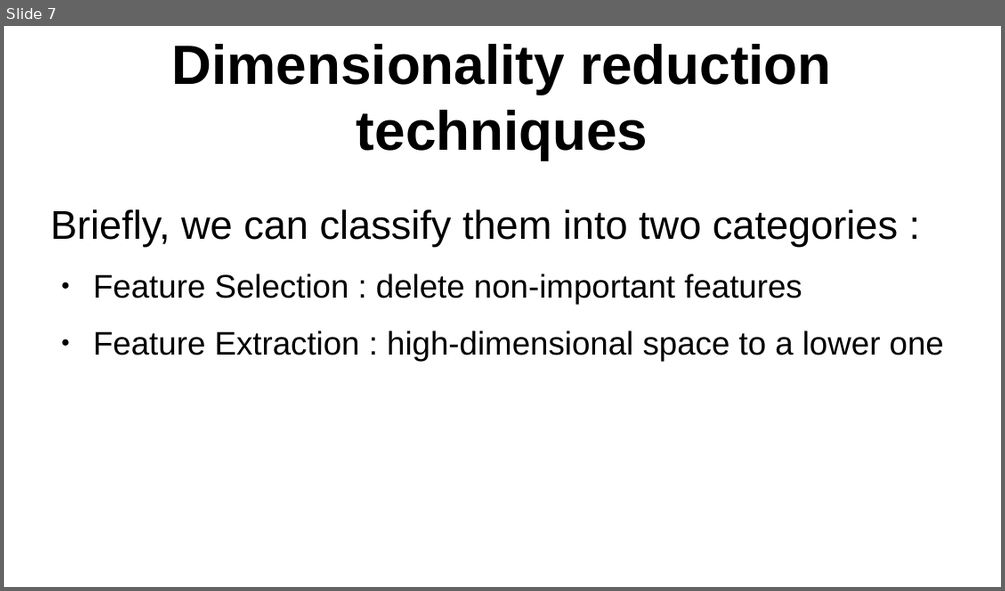
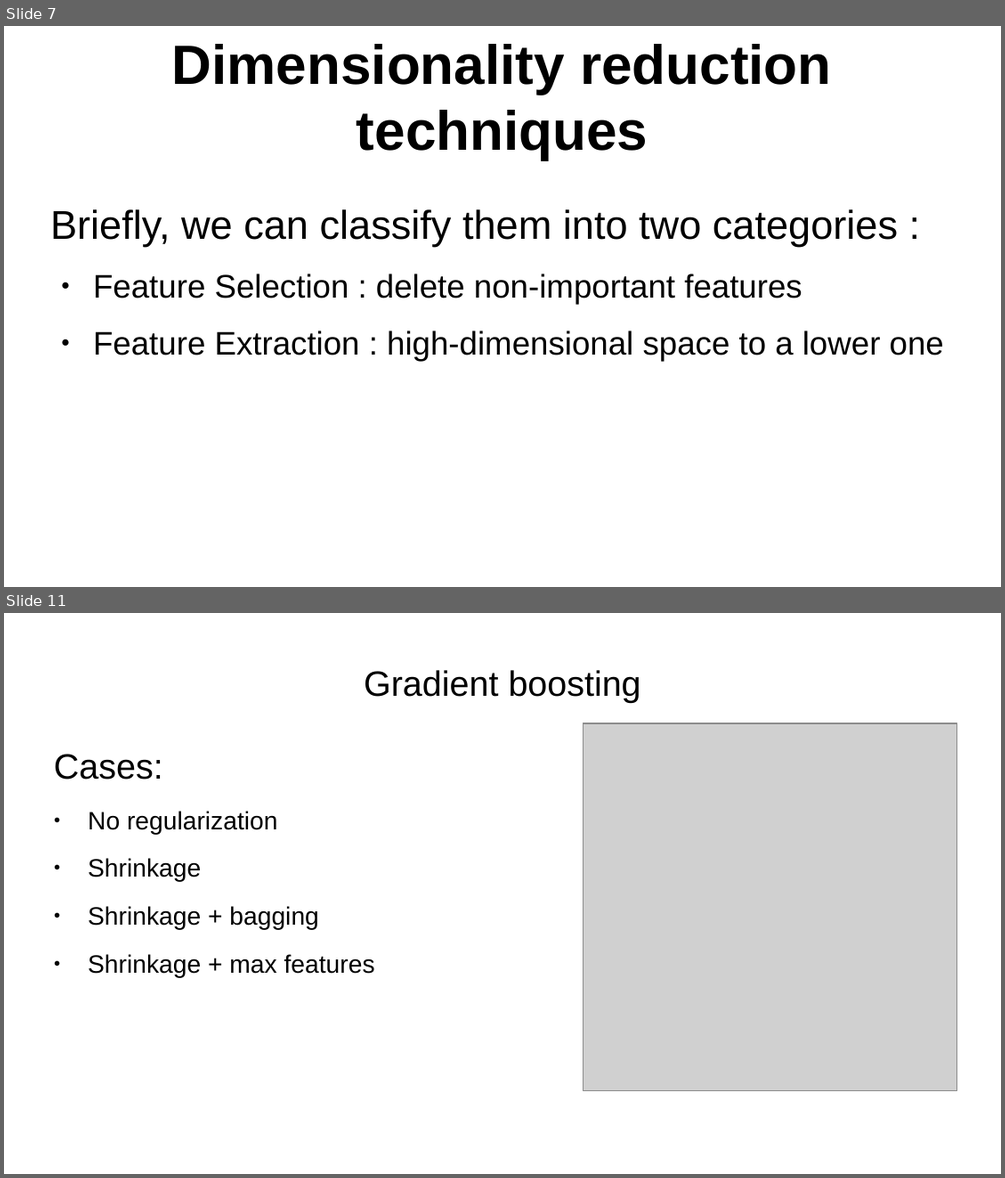
Before and after one commit to whalit/SFML-Project, a slide deck: presentation_Project.odp. Shown one above the other, each under a label of ours: slide 7 before the commit, slides 7 and 11 after it; the slides between them are not shown. The pictures are 1005x591 and 1005x1178 pixels, drawn with LibreOffice and Linux fonts; fonts in the diff are those of the drawing; grey boxes stand for pictures. Boxes give left, top, right and bottom in pixels: in the first picture for what was removed or moved away, otherwise in the second. Text is boxed around its words. In the diff, an @@ line names an element or a change of style, - is before the commit and + after.

```diff
--- a/presentation_Project.odp
+++ b/presentation_Project.odp
@@ slide 11 added at box(4, 613, 1001, 1174), background #FFFFFF @@
@@ title added at box(364, 670, 641, 703), 28 pt, text #000000 @@
+Gradient boosting
@@ picture added at box(583, 723, 957, 1091) @@
@@ text added at box(54, 754, 375, 978), 20 pt, text #000000 @@
+Cases:
+● No regularization
+● Shrinkage
+● Shrinkage + bagging
+● Shrinkage + max features
```
Also in this commit, not shown: 4 other slides added.
